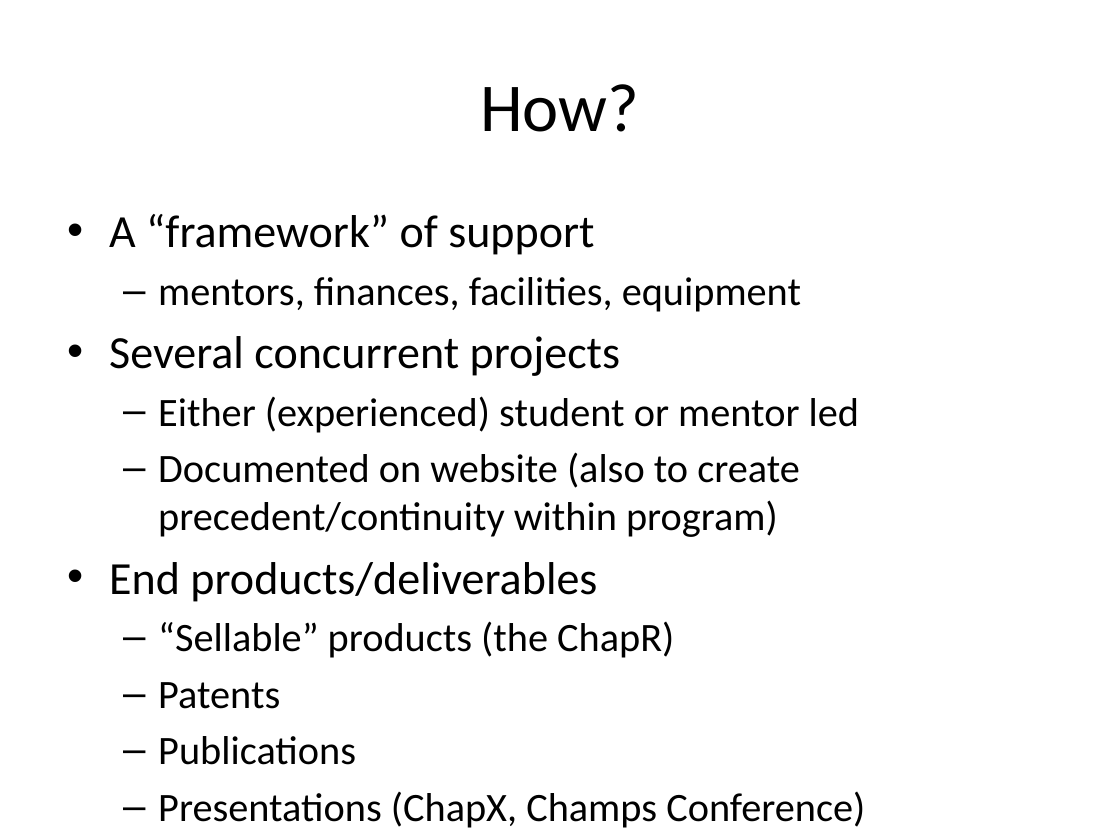
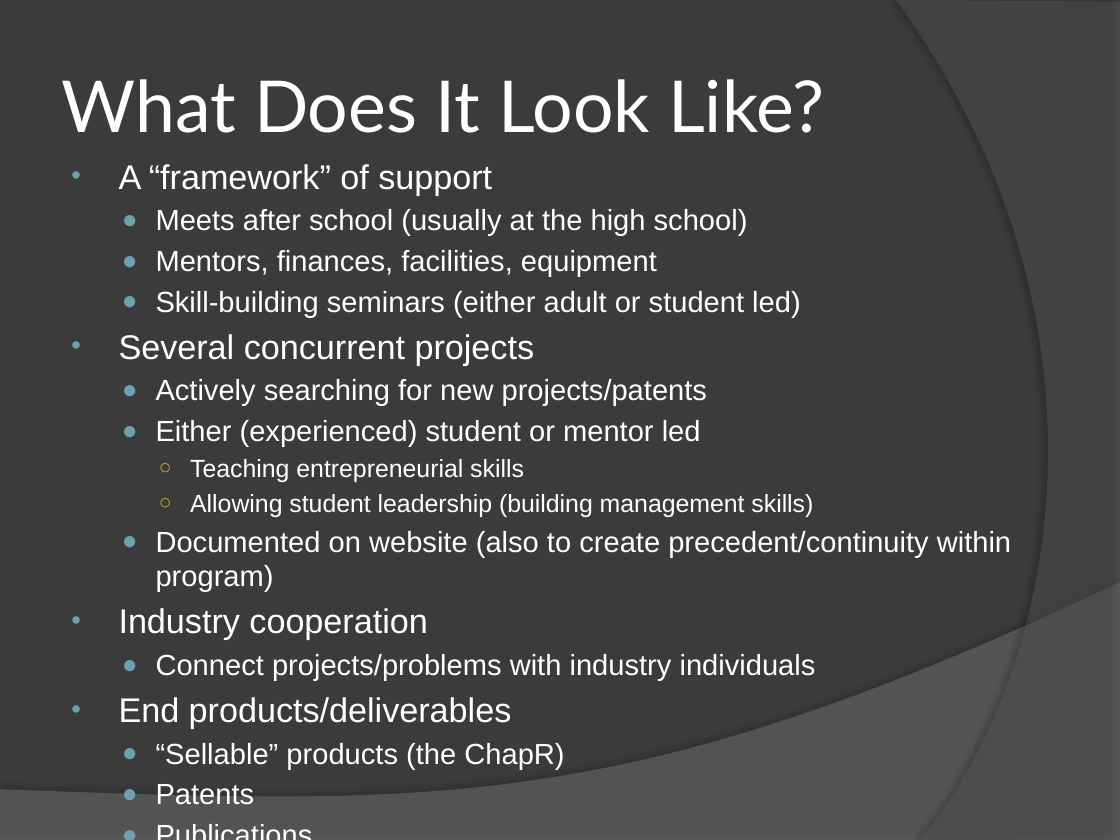
Before and after one commit to ChapResearch/ChapR, a slide deck: slide 5 of ChaprSVN/Promo/1st Board of Advisers Meeting.pptx (slide 7 before the commit). Drawn at 1120x840 pixels with LibreOffice and Linux fonts; fonts in the diff are those of the drawing. Boxes give left, top, right and bottom in pixels: in the first picture for what was removed or moved away, otherwise in the second. Text is boxed around its words. In the diff, an @@ line names an element or a change of style, - is before the commit and + after.

```diff
--- a/ChaprSVN/Promo/1st Board of Advisers Meeting.pptx
+++ b/ChaprSVN/Promo/1st Board of Advisers Meeting.pptx
@@ background #FFFFFF to #3B3B3B @@
@@ freeform shape added at <box>896,0,1120,840</box>, fill #5E5E5E at 40% opacity @@
@@ title at <box>62,79,824,133</box>: text changed; size 44 to 46 pt; font Calibri to Lato; text colour #000000 to #FFFFFF @@
-How?
+What Does It Look Like?
@@ text "A “framework” of support": place and size @@
-text "A “framework” of support" at <box>109,214,859,765</box>
+text "A “framework” of support" at <box>119,164,1011,805</box>
@@ text at <box>119,164,1011,805</box>: size 29.6 to 22 pt in "A “framework” of support", "Several concurrent projects", "End products/deliverables"; font Calibri to Arial, text colour #000000 to #FFFFFF in "A “framework” of support", "Several concurrent projects", "Either (experienced) student or mentor led", "Documented on website (also to create precedent/continuity ..." and 5 more places; size 25.9 to 18.7 pt in "Either (experienced) student or mentor led", "Documented on website (also to create precedent/continuity ...", "“Sellable” products (the ChapR)", "Patents" and 2 more places; indent changed; less space between paragraphs; bullet – to ● @@
@@ text at <box>156,209,801,317</box>: text changed; size 25.9 to 18.7 pt; font Calibri to Arial; text colour #000000 to #FFFFFF @@
-  – mentors, finances, facilities, equipment
+  ● Meets after school (usually at the high school)
+  ● Mentors, finances, facilities, equipment
+  ● Skill-building seminars (either adult or student led)
@@ text at <box>156,379,707,406</box>: paragraph added @@
+  ● Actively searching for new projects/patents
@@ text at <box>190,459,813,517</box>: paragraphs added @@
+    ○ Teaching entrepreneurial skills
+    ○ Allowing student leadership (building management skills)
@@ freeform shape added at <box>0,582,1120,840</box>, fill #7F7F7F at 45% opacity @@
@@ text at <box>119,608,816,680</box>: paragraphs added @@
+• Industry cooperation
+  ● Connect projects/problems with industry individuals
```
Also in this commit, not shown: 16 other slides changed, 2 slides added, 1 slide removed, 1 other file.
